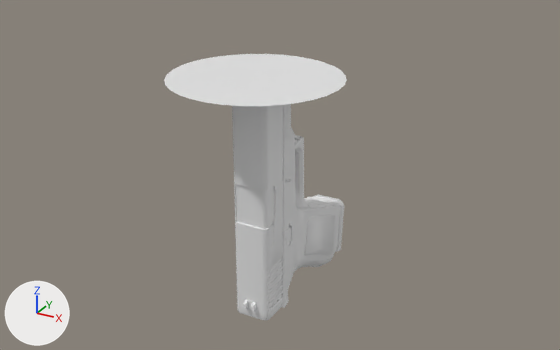
Before and after pictures for a commit that changed the glTF model models/characters/weapons/FN-502.glb.
Before and after are seen from a 50 mm camera at (4.26, -7.72, 3.62) aimed at (0.14, -0.24, -0.12). Arrows for +X, +Y and +Z are at lower left; the lights stay in place. The first picture is the older version. Materials are left out; every surface is plain grey. Where no turn or scale is listed for an object, it has been applied to the vertices.

The scene before the commit, as lines of its bpy script (objects in view):
```python
me_mesh_1 = bpy.data.meshes.new('Mesh_1')
me_mesh_1.from_pydata(...)  # 2912 vertices, 4766 faces; spans x -0.26..0.26, y -1.32..0.36, z -0.53..2.61
me_mesh_1.materials.append(mat_material_001)
me_mesh_3 = bpy.data.meshes.new('Mesh_3')
me_mesh_3.from_pydata(...)  # 868 vertices, 1653 faces; spans x -0.23..0.23, y -0.26..0.36, z -2.81..0.22
me_mesh_3.materials.append(mat_material_001)
me_mesh_8 = bpy.data.meshes.new('Mesh_8')
me_mesh_8.from_pydata(...)  # 34 vertices, 32 faces; spans x -0.1..0.1, y 0.0, z -0.1..0.1
me_mesh_8.materials.append(mat_material_2)
ob_cube003_material_0 = bpy.data.objects.new('Cube003_Material_0', me_mesh_1)
ob_cube003_material_0.location = (0.037, 0.93, -1.492)
ob_cube007_material_0 = bpy.data.objects.new('Cube007_Material_0', me_mesh_3)
ob_cube007_material_0.location = (0.037, -0.586, 0.943)
ob_muzzleflash = bpy.data.objects.new('muzzleFlash', me_mesh_8)
ob_muzzleflash.parent = ob_weapon
ob_muzzleflash.location = (0.0365, -0.595, 1.173)
ob_muzzleflash.rotation_euler = (-1.571, 0.0, -3.142)  # degrees (-90, 0, -180)
ob_muzzleflash.scale = (10.0, 10.0, 10.0)
```
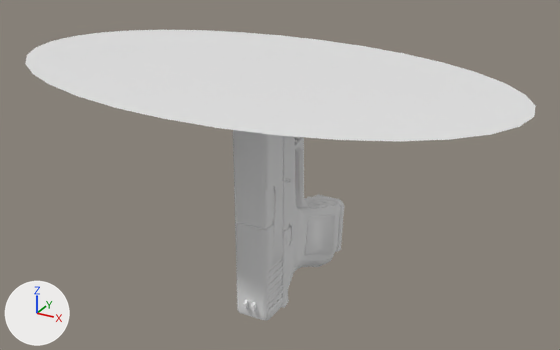
Where the change shows, as pixel boxes [x1, y1, x2, y2] in the pictures (560 x 350 px):
'muzzleFlash', moved, rescaled (178% wider, 111% taller): before [164, 54, 347, 106]; after [25, 30, 536, 141]

What the commit changed:
Object 'muzzleFlash' (ob_muzzleflash) moves from (0.0365, -0.595, 1.173) to (0.0365, -0.595, 1.221).
Object 'muzzleFlash' (ob_muzzleflash) is rescaled from (10.0, 10.0, 10.0) to (30.0, 17.0, 17.0).
